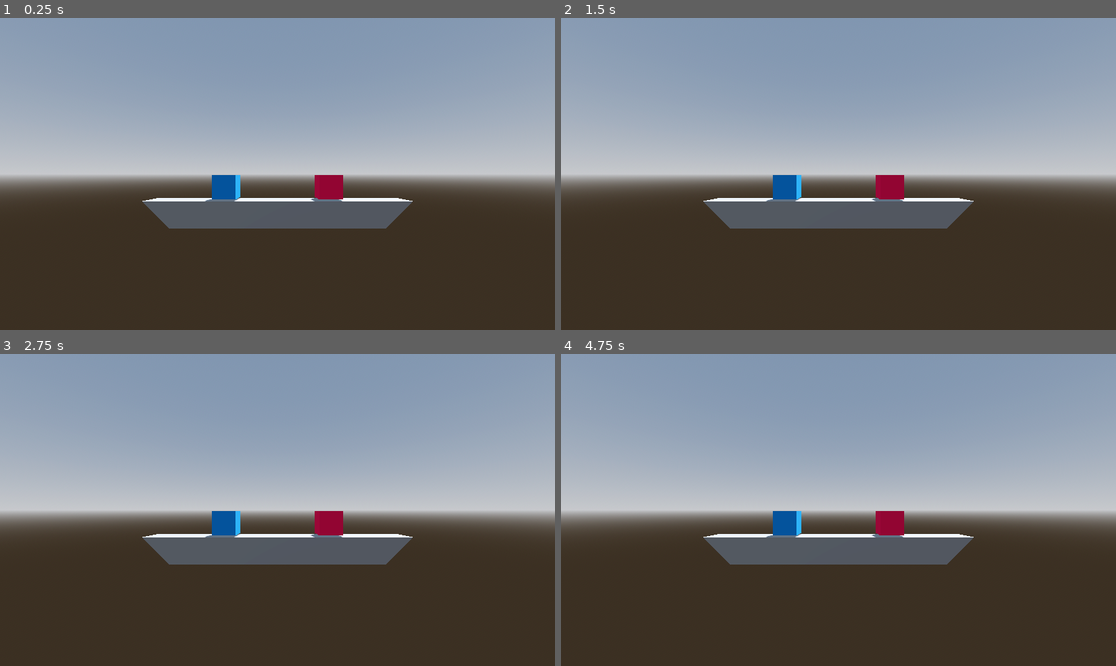
Above: before the commit, frames 1-4 (two rows, left to right).
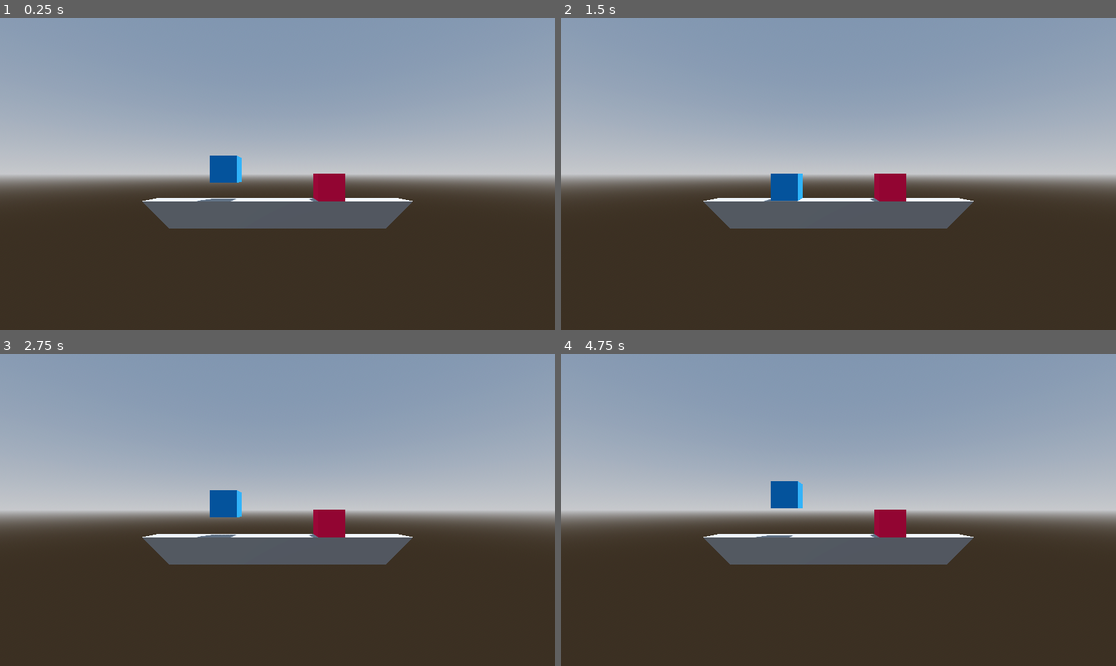
Above: after the commit, the same moments.

Repository: jagvirdehal/peppi
Game: Godot game, scene res://node_3d.tscn
The game is run twice, just before and just after one commit, with the same random seed, the same clock (stepped at 60 frames per second) and the same inputs. Before the commit the project has no main scene; this scene is started directly in both runs.
Inputs:
- Up to frame 1 (0.25 s): no input
- Up to frame 2 (1.5 s): tap Enter at 1.25 s
- Up to frame 3 (2.75 s): tap Space at 2 s
- Up to frame 4 (4.75 s): tap Enter at 3.5 s; tap Space at 4.25 s

The runs differ from the first frame. In frame 1, 0.8% of the frame differs, in the area x 35-63%, y 44-59%; in frame 2, 0.2%; in frame 3, 0.8%; in frame 4, 1.0%, in the area x 35-63%, y 40-59%.

Commit message:
Implemented Physics and Control
- Added keyboard controls
- Added gravity & physics
- Both players are now controlable
- Expanded the Goals/Accomplishments section
  - +Art & Animations
  - +Gameplay & Mechanics

Diff:
--- /dev/null
+++ b/Player.gd
@@ -0,0 +1,53 @@
+class_name Player
+
+extends CharacterBody3D
+
+const SPEED = 5.0
+const JUMP_VELOCITY = 4.5
+
+# Get the gravity from the project settings to be synced with RigidBody nodes.
+var gravity = ProjectSettings.get_setting("physics/3d/default_gravity")
+var fast_fall = false
+
+# Controls
+var INPUT_UP = null
+var INPUT_DOWN = null
+var INPUT_LEFT = null
+var INPUT_RIGHT = null
+var INPUT_JUMP = null
+
+func _init(player_prefix: String):
+	INPUT_UP = player_prefix + "up"
+	INPUT_DOWN = player_prefix + "down"
+	INPUT_LEFT = player_prefix + "left"
+	INPUT_RIGHT = player_prefix + "right"
+	INPUT_JUMP = player_prefix + "jump"
+
+func _physics_process(delta):
+	# Add the gravity.
+	if not is_on_floor():
+		velocity.y -= gravity * delta
+		if fast_fall:
+			velocity.y -= 10 * gravity * delta
+	elif fast_fall:
+		fast_fall = false
+
+	if not is_on_floor() and velocity.y < 1 and Input.is_action_just_pressed(INPUT_DOWN):
+		fast_fall = true
+
+	# Handle jump.
+	if Input.is_action_just_pressed(INPUT_JUMP) and is_on_floor():
+		velocity.y = JUMP_VELOCITY
+
+	# Get the input direction and handle the movement/deceleration.
+	# As good practice, you should replace UI actions with custom gameplay actions.
+	var input_dir = Input.get_vector(INPUT_LEFT, INPUT_RIGHT, INPUT_UP, INPUT_DOWN)
+	var direction = (transform.basis * Vector3(input_dir.x, 0, 0)).normalized()
+	if direction:
+		velocity.x = direction.x * SPEED
+		#velocity.z = direction.z * SPEED
+	else:
+		velocity.x = move_toward(velocity.x, 0, SPEED)
+		#velocity.z = move_toward(velocity.z, 0, SPEED)
+
+	move_and_slide()
--- /dev/null
+++ b/Player1.gd
@@ -0,0 +1,6 @@
+class_name Player1
+
+extends Player
+
+func _init():
+	super("p1_")
--- /dev/null
+++ b/Player2.gd
@@ -0,0 +1,6 @@
+class_name Player2
+
+extends Player
+
+func _init():
+	super("p2_")
--- a/node_3d.tscn
+++ b/node_3d.tscn
@@ -1,4 +1,7 @@
-[gd_scene load_steps=10 format=3 uid="uid://c3ur27utktolw"]
+[gd_scene load_steps=12 format=3 uid="uid://c3ur27utktolw"]
+
+[ext_resource type="Script" path="res://Player1.gd" id="1_a4ihm"]
+[ext_resource type="Script" path="res://Player2.gd" id="2_xtw4l"]
 
 [sub_resource type="BoxShape3D" id="BoxShape3D_5jcap"]
 
@@ -30,27 +33,27 @@
 [node name="Node3D" type="Node3D"]
 
 [node name="Player1" type="CharacterBody3D" parent="."]
-transform = Transform3D(1, 0, 0, 0, 1, 0, 0, 0, 1, -2, 0, 0)
+transform = Transform3D(1, 0, 0, 0, 1, 0, 0, 0, 1, -2, 1, 0)
+script = ExtResource("1_a4ihm")
 
 [node name="CollisionShape3D" type="CollisionShape3D" parent="Player1"]
 transform = Transform3D(1, 0, 0, 0, 1, 0, 0, 0, 1, 0, 0.5, 0)
 shape = SubResource("BoxShape3D_5jcap")
 
 [node name="MeshInstance3D" type="MeshInstance3D" parent="Player1/CollisionShape3D"]
-transform = Transform3D(0.9, 0, 0, 0, 0.9, 0, 0, 0, 0.9, 0, 0, 0)
 mesh = SubResource("BoxMesh_o0d2v")
 surface_material_override/0 = SubResource("StandardMaterial3D_u735u")
 metadata/_edit_lock_ = true
 
 [node name="Player2" type="CharacterBody3D" parent="."]
 transform = Transform3D(1, 0, 0, 0, 1, 0, 0, 0, 1, 2, 0, 0)
+script = ExtResource("2_xtw4l")
 
 [node name="CollisionShape3D" type="CollisionShape3D" parent="Player2"]
 transform = Transform3D(1, 0, 0, 0, 1, 0, 0, 0, 1, 0, 0.5, 0)
 shape = SubResource("BoxShape3D_qe35p")
 
 [node name="MeshInstance3D" type="MeshInstance3D" parent="Player2/CollisionShape3D"]
-transform = Transform3D(0.9, 0, 0, 0, 0.9, 0, 0, 0, 0.9, 0, 0, 0)
 mesh = SubResource("BoxMesh_n1fah")
 surface_material_override/0 = SubResource("StandardMaterial3D_2bny1")
 metadata/_edit_lock_ = true
--- a/project.godot
+++ b/project.godot
@@ -11,5 +11,79 @@
 [application]
 
 config/name="Peppi"
+run/main_scene="res://node_3d.tscn"
 config/features=PackedStringArray("4.2", "Forward Plus")
 config/icon="res://icon.svg"
+
+[input]
+
+p1_up={
+"deadzone": 0.5,
+"events": [Object(InputEventKey,"resource_local_to_scene":false,"resource_name":"","device":-1,"window_id":0,"alt_pressed":false,"shift_pressed":false,"ctrl_pressed":false,"meta_pressed":false,"pressed":false,"keycode":0,"physical_keycode":87,"key_label":0,"unicode":119,"echo":false,"script":null)
+]
+}
+p1_down={
+"deadzone": 0.5,
+"events": [Object(InputEventKey,"resource_local_to_scene":false,"resource_name":"","device":-1,"window_id":0,"alt_pressed":false,"shift_pressed":false,"ctrl_pressed":false,"meta_pressed":false,"pressed":false,"keycode":0,"physical_keycode":83,"key_label":0,"unicode":115,"echo":false,"script":null)
+]
+}
+p1_left={
+"deadzone": 0.5,
+"events": [Object(InputEventKey,"resource_local_to_scene":false,"resource_name":"","device":-1,"window_id":0,"alt_pressed":false,"shift_pressed":false,"ctrl_pressed":false,"meta_pressed":false,"pressed":false,"keycode":0,"physical_keycode":65,"key_label":0,"unicode":97,"echo":false,"script":null)
+]
+}
+p1_right={
+"deadzone": 0.5,
+"events": [Object(InputEventKey,"resource_local_to_scene":false,"resource_name":"","device":-1,"window_id":0,"alt_pressed":false,"shift_pressed":false,"ctrl_pressed":false,"meta_pressed":false,"pressed":false,"keycode":0,"physical_keycode":68,"key_label":0,"unicode":100,"echo":false,"script":null)
+]
+}
+p2_up={
+"deadzone": 0.5,
+"events": [Object(InputEventKey,"resource_local_to_scene":false,"resource_name":"","device":-1,"window_id":0,"alt_pressed":false,"shift_pressed":false,"ctrl_pressed":false,"meta_pressed":false,"pressed":false,"keycode":0,"physical_keycode":4194320,"key_label":0,"unicode":0,"echo":false,"script":null)
+]
+}
+p2_down={
+"deadzone": 0.5,
+"events": [Object(InputEventKey,"resource_local_to_scene":false,"resource_name":"","device":-1,"window_id":0,"alt_pressed":false,"shift_pressed":false,"ctrl_pressed":false,"meta_pressed":false,"pressed":false,"keycode":0,"physical_keycode":4194322,"key_label":0,"unicode":0,"echo":false,"script":null)
+]
+}
+p2_left={
+"deadzone": 0.5,
+"events": [Object(InputEventKey,"resource_local_to_scene":false,"resource_name":"","device":-1,"window_id":0,"alt_pressed":false,"shift_pressed":false,"ctrl_pressed":false,"meta_pressed":false,"pressed":false,"keycode":0,"physical_keycode":4194319,"key_label":0,"unicode":0,"echo":false,"script":null)
+]
+}
+p2_right={
+"deadzone": 0.5,
+"events": [Object(InputEventKey,"resource_local_to_scene":false,"resource_name":"","device":-1,"window_id":0,"alt_pressed":false,"shift_pressed":false,"ctrl_pressed":false,"meta_pressed":false,"pressed":false,"keycode":0,"physical_keycode":4194321,"key_label":0,"unicode":0,"echo":false,"script":null)
+]
+}
+p1_weakattack={
+"deadzone": 0.5,
+"events": [Object(InputEventKey,"resource_local_to_scene":false,"resource_name":"","device":-1,"window_id":0,"alt_pressed":false,"shift_pressed":false,"ctrl_pressed":false,"meta_pressed":false,"pressed":false,"keycode":0,"physical_keycode":69,"key_label":0,"unicode":101,"echo":false,"script":null)
+]
+}
+p1_strongattack={
+"deadzone": 0.5,
+"events": [Object(InputEventKey,"resource_local_to_scene":false,"resource_name":"","device":-1,"window_id":0,"alt_pressed":false,"shift_pressed":false,"ctrl_pressed":false,"meta_pressed":false,"pressed":false,"keycode":0,"physical_keycode":70,"key_label":0,"unicode":102,"echo":false,"script":null)
+]
+}
+p2_weakattack={
+"deadzone": 0.5,
+"events": [Object(InputEventKey,"resource_local_to_scene":false,"resource_name":"","device":-1,"window_id":0,"alt_pressed":false,"shift_pressed":false,"ctrl_pressed":false,"meta_pressed":false,"pressed":false,"keycode":0,"physical_keycode":46,"key_label":0,"unicode":46,"echo":false,"script":null)
+]
+}
+p2_strongattack={
+"deadzone": 0.5,
+"events": [Object(InputEventKey,"resource_local_to_scene":false,"resource_name":"","device":-1,"window_id":0,"alt_pressed":false,"shift_pressed":false,"ctrl_pressed":false,"meta_pressed":false,"pressed":false,"keycode":0,"physical_keycode":47,"key_label":0,"unicode":47,"echo":false,"script":null)
+]
+}
+p1_jump={
+"deadzone": 0.5,
+"events": [Object(InputEventKey,"resource_local_to_scene":false,"resource_name":"","device":-1,"window_id":0,"alt_pressed":false,"shift_pressed":false,"ctrl_pressed":false,"meta_pressed":false,"pressed":false,"keycode":0,"physical_keycode":32,"key_label":0,"unicode":32,"echo":false,"script":null)
+]
+}
+p2_jump={
+"deadzone": 0.5,
+"events": [Object(InputEventKey,"resource_local_to_scene":false,"resource_name":"","device":-1,"window_id":0,"alt_pressed":false,"shift_pressed":false,"ctrl_pressed":false,"meta_pressed":false,"pressed":false,"keycode":0,"physical_keycode":4194325,"key_label":0,"unicode":0,"echo":false,"script":null)
+]
+}
Not shown, changed: README.md
